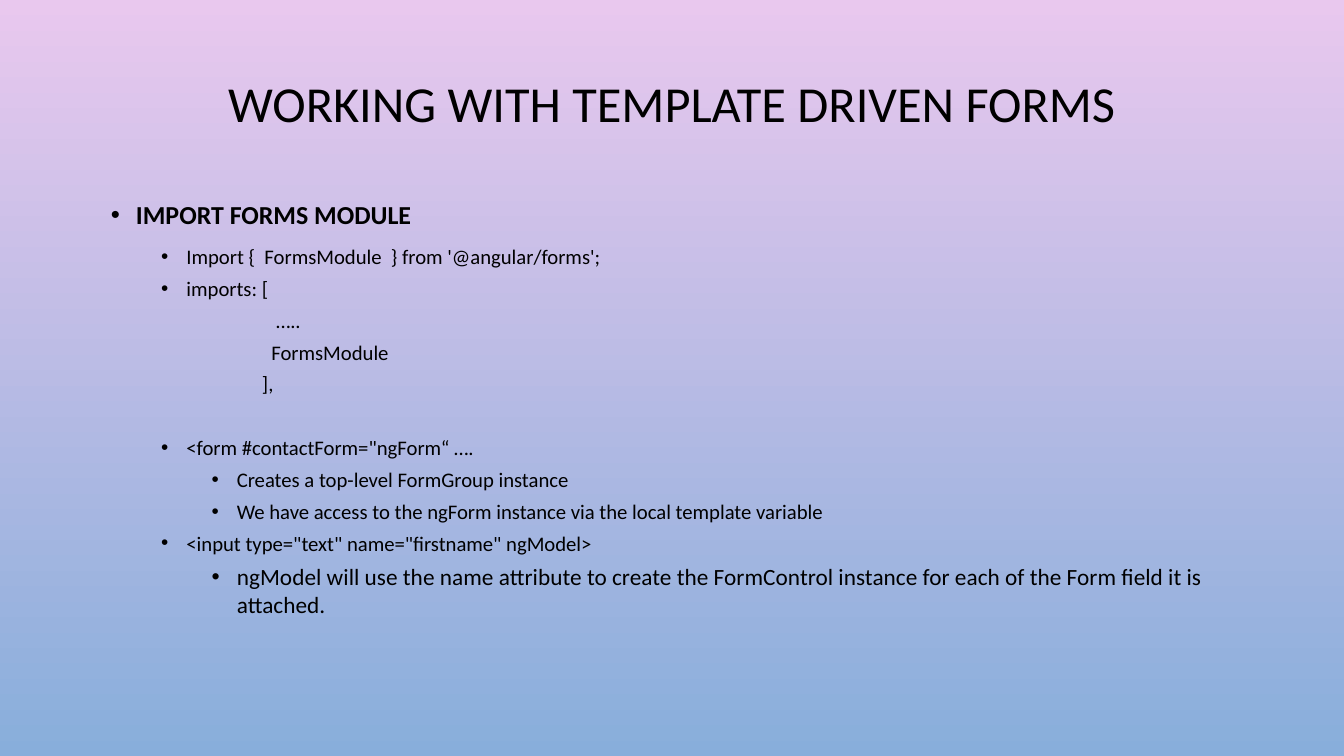
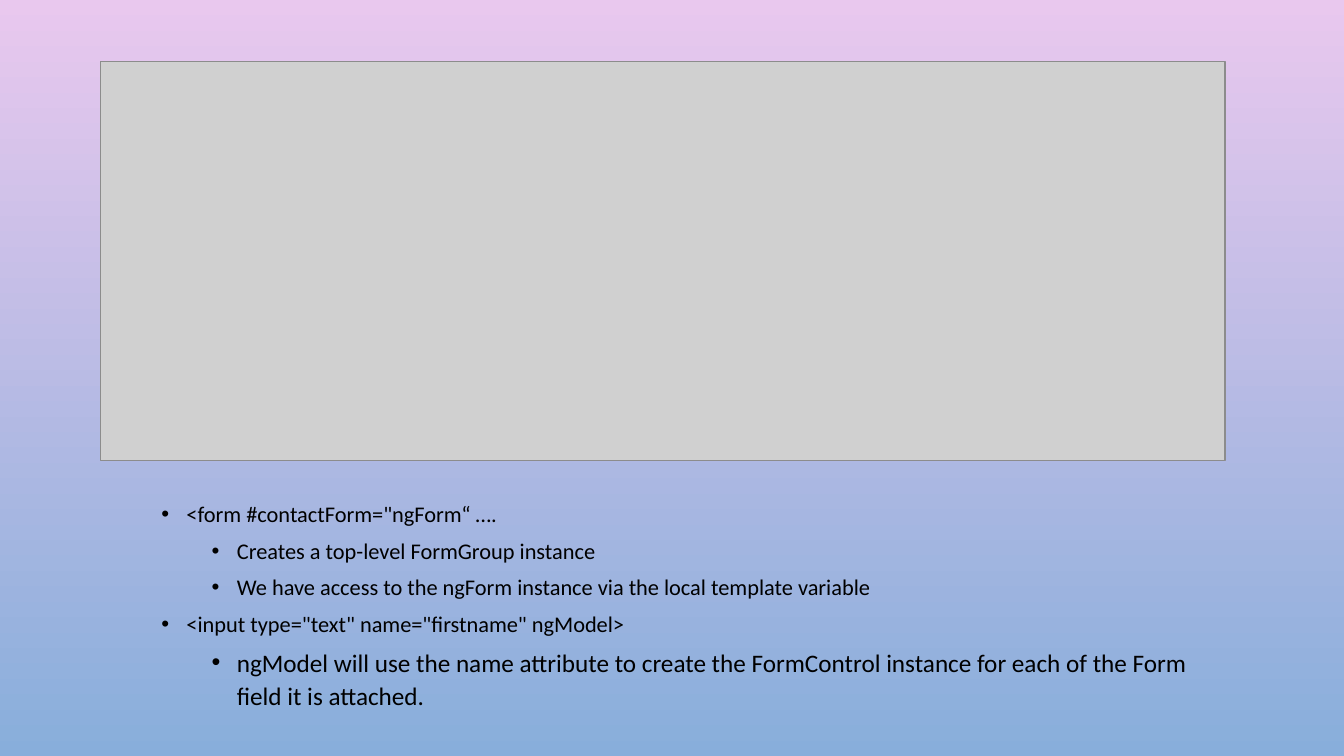
Before and after one commit to harikatakam/angular-forms, a slide deck: slide 7 of Reactive forms.pptx (slide 6 before the commit). Drawn at 1344x756 pixels with LibreOffice and Linux fonts; fonts in the diff are those of the drawing; grey boxes stand for pictures; background and template pictures are left out. Boxes give left, top, right and bottom in pixels: in the first picture for what was removed or moved away, otherwise in the second. Text is boxed around its words. In the diff, an @@ line names an element or a change of style, - is before the commit and + after.

Commit message:
added ppt slides for both template and reacive basics

```diff
--- a/Reactive forms.pptx
+++ b/Reactive forms.pptx
@@ picture added at bbox=[101, 62, 1225, 461] @@
@@ title removed at bbox=[228, 89, 1116, 123] @@
-WORKING WITH TEMPLATE DRIVEN FORMS
@@ text at bbox=[136, 207, 600, 360]: paragraphs removed @@
-• IMPORT FORMS MODULE
-    • Import { FormsModule } from '@angular/forms';
-  • imports: [
-  …..
-  FormsModule
-  ],
@@ text "<form #contactForm="ngForm“ ….": place and size @@
-text "<form #contactForm="ngForm“ …." at bbox=[136, 207, 1201, 613]
+text "<form #contactForm="ngForm“ …." at bbox=[186, 506, 1186, 705]
@@ text "<form #contactForm="ngForm“ …." at bbox=[186, 506, 1186, 705]: size 14.8 to 16 pt in "<form #contactForm="ngForm“ ….", "Creates a top-level FormGroup instance", "We have access to the ngForm instance ...", "<input type="text" name="firstname" ngModel>"; size 16.6 to 18 pt in "ngModel will use the name attribute to ..."; line spacing 1 to 1.1 @@
```
Also in this commit, not shown: 1 other slide changed, 4 slides added, 1 slide removed, 2 other files.
